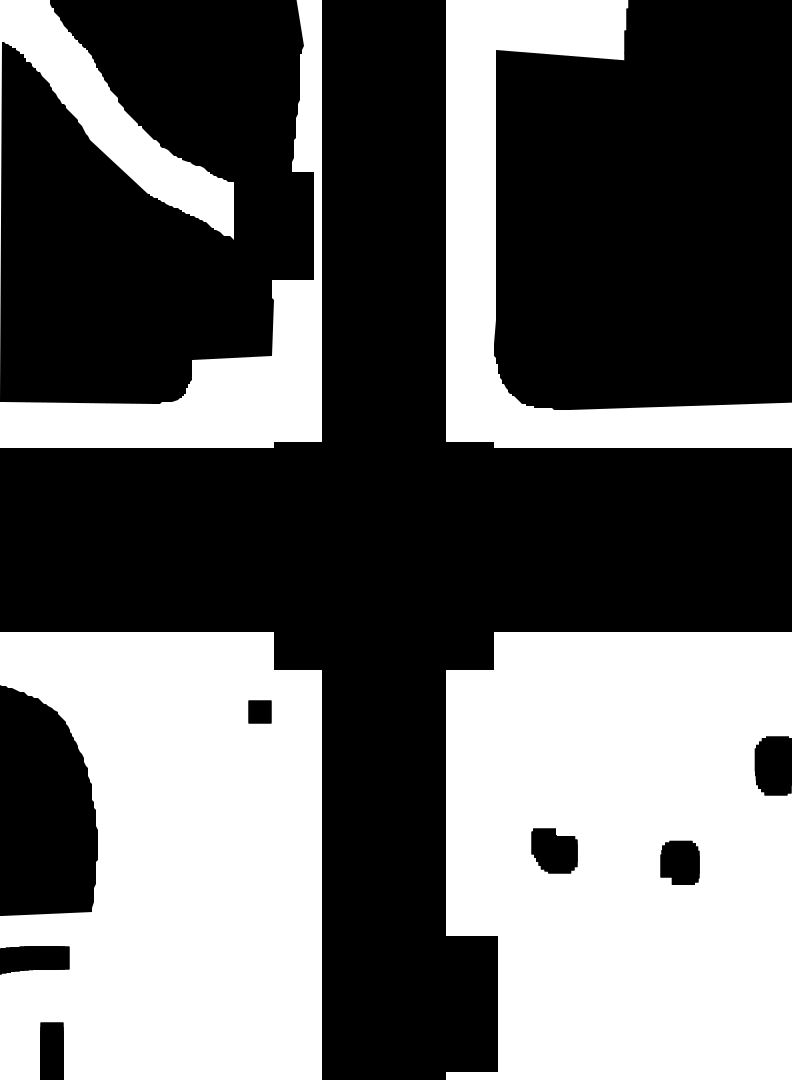
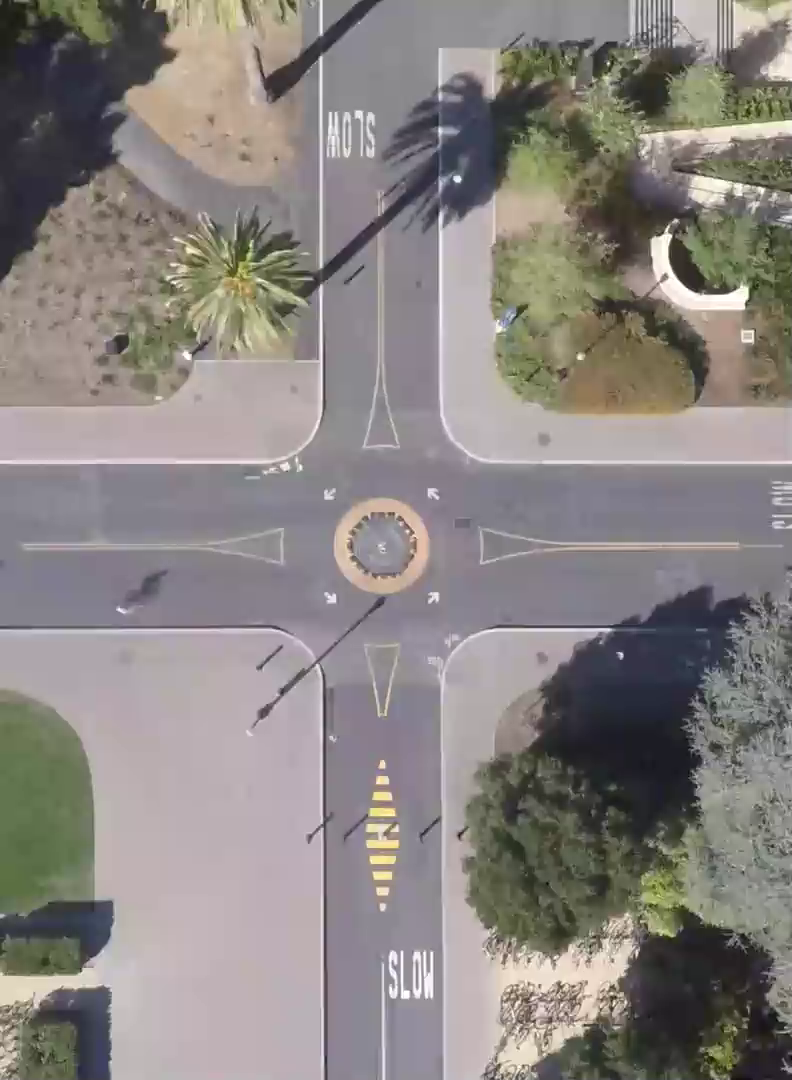
Before/after of a (792, 1080) layered artwork. What changed in the layer stack:
hid "cash", painted on it over (0, 924, 640, 1080)
hid "light" over (248, 356, 572, 724)
hid "stairs" over (624, 0, 792, 78)
hid "trash" over (106, 330, 130, 354)
hid "tree" over (0, 74, 792, 1080)
hid "restricted" over (0, 0, 792, 1080)
hid "grass" over (0, 0, 792, 917)
hid "intersection" over (234, 0, 498, 1072)
showed "reference.png" over (0, 0, 792, 1080)
